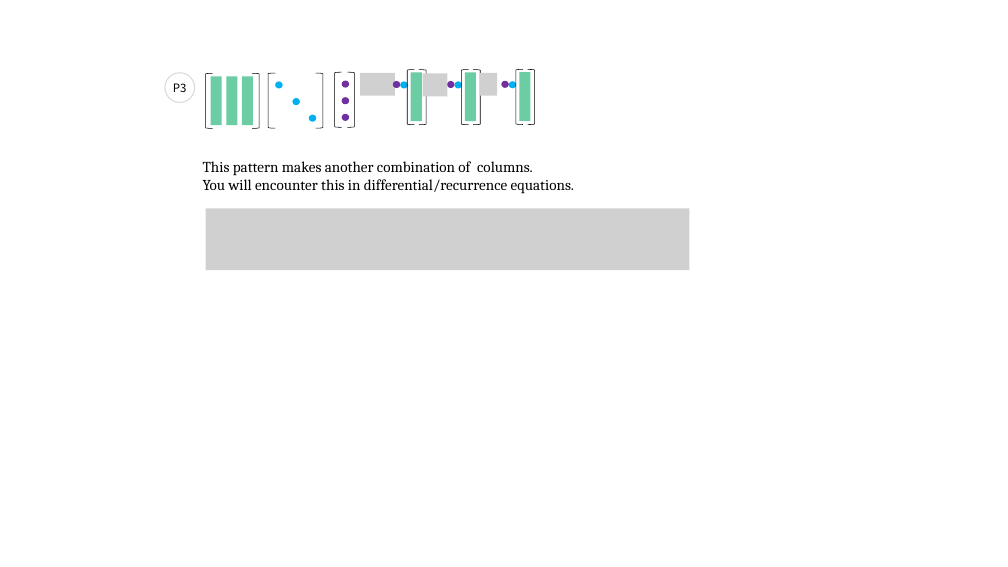
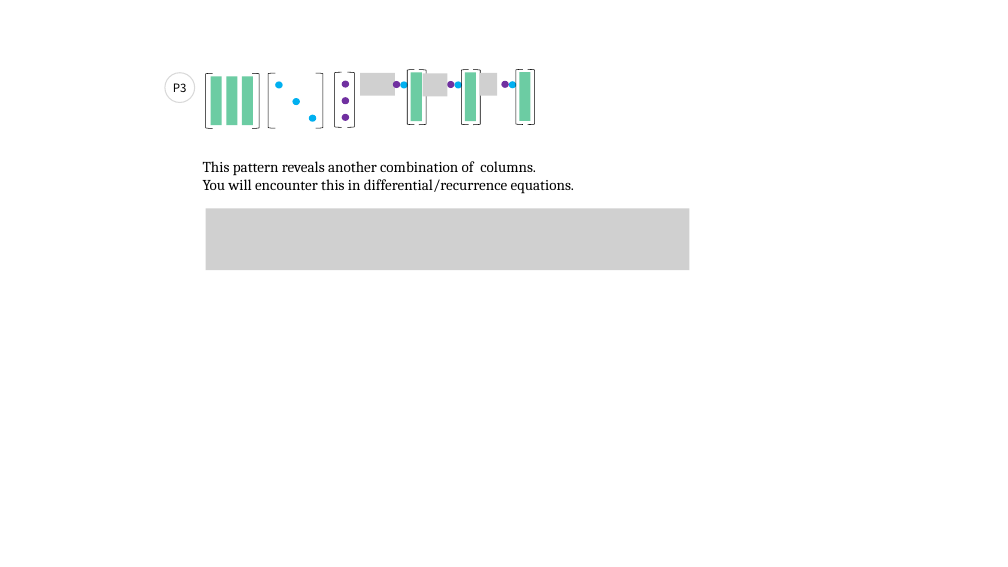
Before and after one commit to kenjihiranabe/The-Art-of-Linear-Algebra, a slide deck: slide 26 of Illustrations.pptx. Drawn at 1008x567 pixels with LibreOffice and Linux fonts; fonts in the diff are those of the drawing; grey boxes stand for pictures. Boxes give left, top, right and bottom in pixels: in the first picture for what was removed or moved away, otherwise in the second. Text is boxed around its words. In the diff, an @@ line names an element or a change of style, - is before the commit and + after.

```diff
--- a/Illustrations.pptx
+++ b/Illustrations.pptx
@@ text at (x1=203, y1=161, x2=536, y2=176): text changed @@
-This pattern makes another combination of columns.
+This pattern reveals another combination of columns.
```
Also in this commit, not shown: 3 other slides changed, 31 other files.
